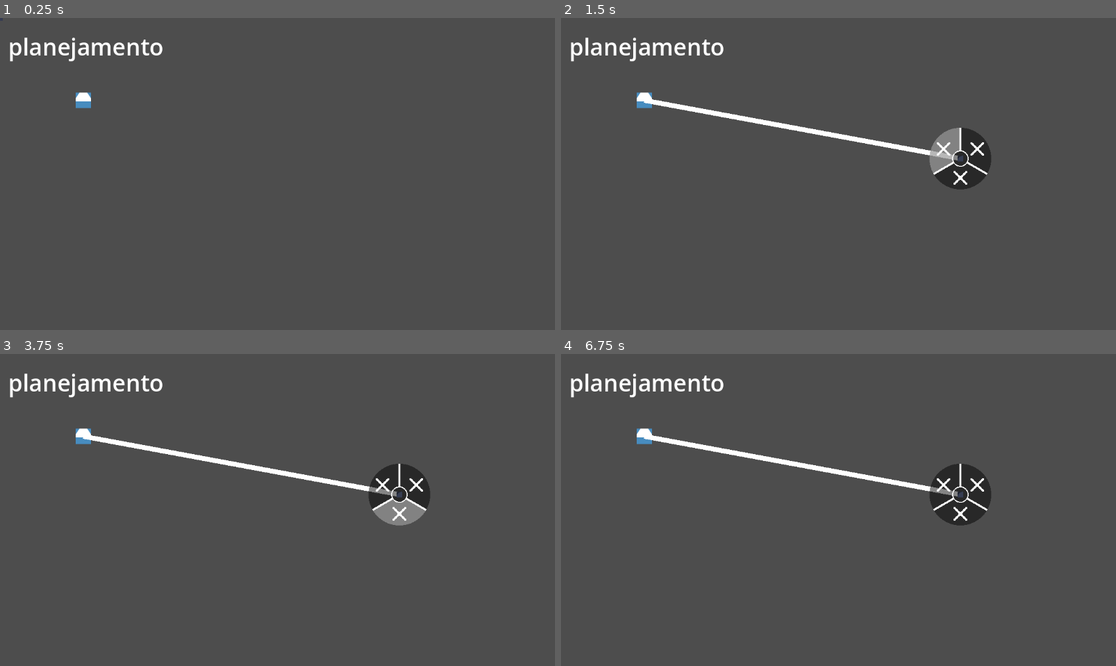
Above: before the commit, frames 1-4 (two rows, left to right).
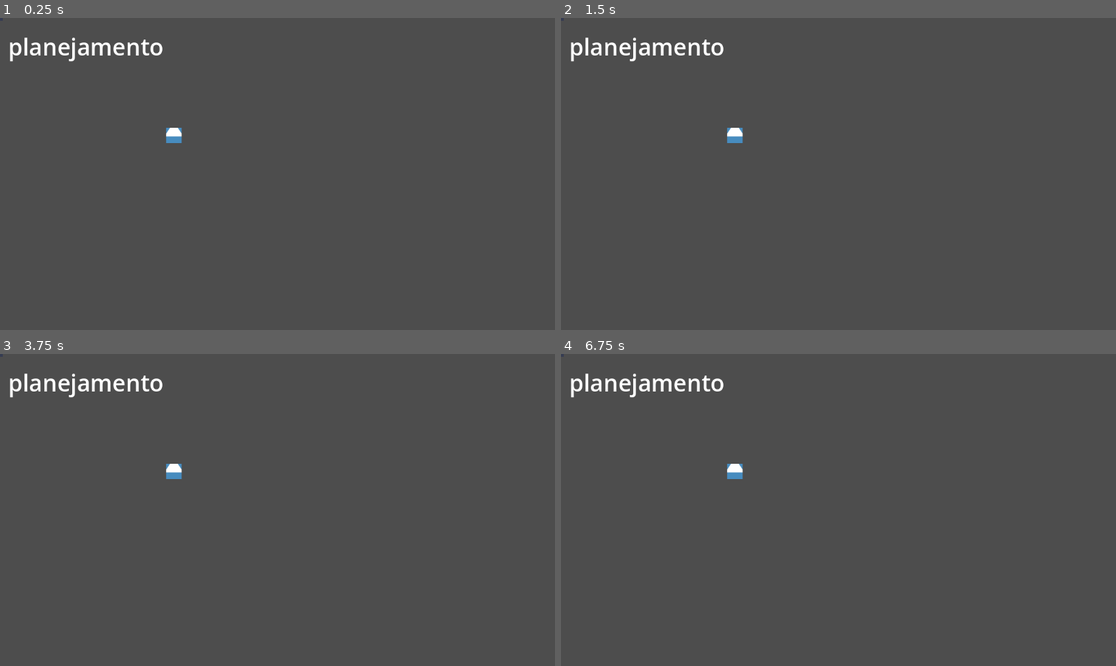
Above: after the commit, the same moments.

Repository: BielMaxBR/thorvarium-2
Game: Godot game, scene res://scenes/node_2d.tscn
The game is run twice, just before and just after one commit, with the same random seed, the same clock (stepped at 60 frames per second) and the same inputs. The engine's default icon, where the game draws it, is replaced by a stand-in: a white triangle on a blue panel in a dark square.
Inputs (mouse positions are in pixels of both pictures, inside the frame that each line leads up to):
- Up to frame 1 (0.25 s): no input
- Up to frame 2 (1.5 s): tap Enter at 0.5 s; move the mouse to (960, 158) at 0.52 s; click (960, 158) at 0.6 s; right-click (960, 158) at 0.8 s; tap Space at 1.25 s; move the mouse to (727, 189) at 1.27 s; right-click (727, 189) at 1.35 s
- Up to frame 3 (3.75 s): click (166, 525) at 1.55 s; tap Enter at 2, 3.5 s; move the mouse to (333, 441) at 2.02 s; click (333, 441) at 2.1 s; right-click (333, 441) at 2.3 s; tap Space at 2.75 s; move the mouse to (249, 572) at 2.77 s; right-click (249, 572) at 2.85 s; click (249, 572) at 3.05 s; move the mouse to (444, 556) at 3.52 s; click (444, 556) at 3.6 s
- Up to frame 4 (6.75 s): right-click (1005, 556) at 3.8 s; tap Space at 4.25 s; move the mouse to (672, 463) at 4.27 s; right-click (672, 463) at 4.35 s; click (672, 463) at 4.55 s; move the mouse to (866, 510) at 5.02 s; click (866, 510) at 5.1 s; right-click (866, 510) at 5.3 s; move the mouse to (755, 432) at 5.77 s; right-click (755, 432) at 5.85 s; click (755, 432) at 6.05 s; move the mouse to (960, 494) at 6.52 s; click (960, 494) at 6.6 s

The runs differ from the first frame. In frame 1, 0.3% of the frame differs, in the area x 13-33%, y 23-41%; in frame 2, 2.8%; in frame 3, 2.8%, in the area x 13-78%, y 23-56%; in frame 4, 2.8%.

Commit message:
start of conversion

Diff:
--- /dev/null
+++ b/scenes/nave.tscn
@@ -0,0 +1,51 @@
+[gd_scene load_steps=8 format=3 uid="uid://dqraap8b4d1lj"]
+
+[ext_resource type="Script" path="res://scripts/nave.gd" id="1_kfils"]
+[ext_resource type="Texture2D" uid="uid://c5374ess06kxu" path="res://assets/icon.svg" id="2_futiq"]
+[ext_resource type="Script" path="res://scripts/resources/MouseBehavior.gd" id="2_n8mlg"]
+[ext_resource type="Texture2D" uid="uid://breqhghsqf5tn" path="res://assets/x.png" id="3_tovjh"]
+
+[sub_resource type="Resource" id="Resource_1jvc1"]
+script = ExtResource("2_n8mlg")
+cursor_texture = ExtResource("3_tovjh")
+
+[sub_resource type="CircleShape2D" id="CircleShape2D_mclrp"]
+radius = 23.0217
+
+[sub_resource type="RectangleShape2D" id="RectangleShape2D_r6ill"]
+size = Vector2(32, 32)
+
+[node name="nave" type="CharacterBody2D"]
+position = Vector2(208, 86)
+script = ExtResource("1_kfils")
+mouse_aim = SubResource("Resource_1jvc1")
+metadata/_edit_group_ = true
+
+[node name="Icon" type="Sprite2D" parent="."]
+texture = ExtResource("2_futiq")
+region_enabled = true
+region_rect = Rect2(48, 48, 32, 32)
+
+[node name="NavigationAgent2D" type="NavigationAgent2D" parent="."]
+process_mode = 3
+path_desired_distance = 5.0
+target_desired_distance = 5.0
+radius = 64.0
+avoidance_layers = 255
+avoidance_mask = 255
+debug_enabled = true
+
+[node name="Selector" type="Area2D" parent="."]
+process_mode = 3
+
+[node name="CollisionShape2D" type="CollisionShape2D" parent="Selector"]
+shape = SubResource("CircleShape2D_mclrp")
+
+[node name="CollisionShape2D" type="CollisionShape2D" parent="."]
+shape = SubResource("RectangleShape2D_r6ill")
+
+[node name="CanvasLayer" type="CanvasLayer" parent="."]
+follow_viewport_enabled = true
+
+[connection signal="waypoint_reached" from="NavigationAgent2D" to="." method="_on_navigation_agent_2d_waypoint_reached"]
+[connection signal="input_event" from="Selector" to="." method="_on_selector_input_event"]
--- a/scenes/node_2d.tscn
+++ b/scenes/node_2d.tscn
@@ -1,14 +1,11 @@
-[gd_scene load_steps=7 format=3 uid="uid://c2qu1cnh0ai0u"]
+[gd_scene load_steps=6 format=3 uid="uid://c2qu1cnh0ai0u"]
 
 [ext_resource type="Script" path="res://scripts/Node2D.gd" id="1_hrdw3"]
-[ext_resource type="Script" path="res://scripts/nave.gd" id="2_eaiam"]
+[ext_resource type="PackedScene" uid="uid://dqraap8b4d1lj" path="res://scenes/nave.tscn" id="2_jvr7e"]
 [ext_resource type="Texture2D" uid="uid://c5374ess06kxu" path="res://assets/icon.svg" id="3_4io42"]
 
 [sub_resource type="LabelSettings" id="LabelSettings_lu168"]
 font_size = 48
-
-[sub_resource type="RectangleShape2D" id="RectangleShape2D_r6ill"]
-size = Vector2(32, 32)
 
 [sub_resource type="NavigationPolygon" id="NavigationPolygon_rdq6g"]
 vertices = PackedVector2Array(1140, 636, 12, 636, 12, 12, 1140, 12)
@@ -48,27 +45,8 @@
 [node name="Game" type="Node2D" parent="."]
 process_mode = 1
 
-[node name="nave" type="CharacterBody2D" parent="Game"]
-position = Vector2(173, 171)
-script = ExtResource("2_eaiam")
-metadata/_edit_group_ = true
-
-[node name="Icon" type="Sprite2D" parent="Game/nave"]
-texture = ExtResource("3_4io42")
-region_enabled = true
-region_rect = Rect2(48, 48, 32, 32)
-
-[node name="NavigationAgent2D" type="NavigationAgent2D" parent="Game/nave"]
-process_mode = 3
-path_desired_distance = 5.0
-target_desired_distance = 5.0
-radius = 64.0
-avoidance_layers = 255
-avoidance_mask = 255
-debug_enabled = true
-
-[node name="CollisionShape2D" type="CollisionShape2D" parent="Game/nave"]
-shape = SubResource("RectangleShape2D_r6ill")
+[node name="nave" parent="Game" instance=ExtResource("2_jvr7e")]
+position = Vector2(361, 244)
 
 [node name="NavigationRegion2D" type="NavigationRegion2D" parent="Game"]
 navigation_polygon = SubResource("NavigationPolygon_rdq6g")
@@ -79,5 +57,3 @@
 texture = ExtResource("3_4io42")
 region_enabled = true
 region_rect = Rect2(4, 4, 12, 12)
-
-[connection signal="waypoint_reached" from="Game/nave/NavigationAgent2D" to="Game/nave" method="_on_navigation_agent_2d_waypoint_reached"]
--- a/scripts/ActionManager.gd
+++ b/scripts/ActionManager.gd
@@ -11,10 +11,6 @@
 
 	add_child(current_action)
 
-func execute_action():
-	if current_action != null:
-		current_action.execute()
-
 func _on_action_finished():
 	if current_action != null:
 		current_action.queue_free()
--- a/scripts/Node2D.gd
+++ b/scripts/Node2D.gd
@@ -15,45 +15,46 @@
 func _physics_process(delta):
 	if  TurnManager.turn_phase == TurnManager.phase.PLANNING:
 		var mouse = get_global_mouse_position()
-
-		if Input.is_action_just_pressed("click") and selected != null:
-
-			var default_map_rid: RID = get_world_2d().get_navigation_map()
-			var path: PackedVector2Array = NavigationServer2D.map_get_path(
-				default_map_rid,
-				selected.global_position,
-				mouse,
-				true
-			)
-			selected.current_path = path
-			selected.current_index = 0
-			selected.navigation_agent.target_position = path[0]
-			create_line(selected.global_position, mouse, selected.name)
-			selected = null
-
-		if Input.is_action_just_pressed("right"):
-			for _nave in $Game.get_children():
-				if not "current_path" in _nave:
-					continue
-				var points : Array = _nave.current_path
-
-				if len(points) > 0:
-					for i in range(points.size()-1):
-						var dah_point = Geometry2D.get_closest_point_to_segment(mouse, points[i], points[i+1])
-
-						if dah_point.distance_to(mouse) <= 8: # ajustável
-							if _nave.trigger_point:
-								if _nave.trigger_point.distance_to(mouse) <= 12:  # ajustável
-									break
-							else:
-								$Pointer.position = dah_point
-								points.insert(i+1, dah_point)
-
-								_nave.trigger_point = dah_point
-								_nave.current_path = points
-								_nave.current_index = 0
-								spawn_action_popup(_nave.trigger_point, "%s-line" % _nave.name)
-							break
+		#
+		#if Input.is_action_just_pressed("click") and selected != null:
+			#
+			#var default_map_rid: RID = get_world_2d().get_navigation_map()
+			#var path: PackedVector2Array = NavigationServer2D.map_get_path(
+				#default_map_rid,
+				#selected.global_position,
+				#mouse,
+				#true
+			#)
+			#selected.current_path = path
+			#selected.current_index = 0
+			#selected.navigation_agent.target_position = path[0]
+			#create_line(selected.global_position, mouse, selected.name)
+			#selected = null
+			#
+		#if Input.is_action_just_pressed("right"):
+			#for _nave in $Game.get_children():
+				#if not "current_path" in _nave:
+					#continue
+				#var points : Array = _nave.current_path
+				#
+				#if len(points) > 0:
+					#for i in range(points.size()-1):
+						#var dah_point = Geometry2D.get_closest_point_to_segment(mouse, points[i], points[i+1])
+						#
+						#if dah_point.distance_to(mouse) <= 8: # ajustável
+							#if _nave.trigger_point:
+								#if _nave.trigger_point.distance_to(mouse) <= 12:  # ajustável
+									#break
+							#else:
+								#$Pointer.position = dah_point
+								#points.insert(i+1, dah_point)
+								#
+								#_nave.trigger_point = dah_point
+								#_nave.current_path = points
+								#_nave.current_index = 0
+								#spawn_action_popup(_nave.trigger_point, "%s-line" % _nave.name)
+							#break
+		#
 		get_tree().paused = true
 
 		$CanvasLayer/Control/Label.text = "planejamento"
--- a/scripts/classes/Action.gd
+++ b/scripts/classes/Action.gd
@@ -7,24 +7,29 @@
 var action_callable: Callable
 var action_name: String
 var action_description: String
-var cursor_sprite: Node2D
 var aim_behavior: AimBehavior
 
-func _init(_callable: Callable, _name: String, _description: String, _cursor_sprite: Node2D, _aim_behavior: AimBehavior, _owner: Node):
+var is_active := false
+
+func _init(_callable: Callable, _name: String, _description: String, _aim_behavior: AimBehavior, _owner: Node):
 	action_callable = _callable
 	action_name = _name
 	action_description = _description
-	cursor_sprite = _cursor_sprite
 	aim_behavior = _aim_behavior
-	cursor_sprite.visible = true
 	aim_behavior.owner = _owner
 
+func _ready():
+	is_active = true
+	aim_behavior.start_aim(self)
 
-func process(delta: float):
-	if aim_behavior != null:
-		aim_behavior.update_aim(delta, self)
+func _process(delta: float):
+	if is_active:
+		action_callable.call(self)
+		if aim_behavior != null:
+			aim_behavior.update_aim(delta, self)
 
 func finish_action():
+	is_active = false
 	if aim_behavior != null:
 		aim_behavior.end_aim(self)
 
--- a/scripts/nave.gd
+++ b/scripts/nave.gd
@@ -8,6 +8,8 @@
 var trigger_point: Vector2
 var current_index: int = 0
 var current_path: PackedVector2Array
+
+@export var mouse_aim: MouseAimBehavior
 
 func _physics_process(delta):
 	if navigation_agent.is_navigation_finished():
@@ -27,3 +29,22 @@
 func _on_navigation_agent_2d_waypoint_reached(details):
 	if details.position.round() == trigger_point.round():
 		print("trigou!")
+
+func move_to_position(action: Action):
+	if Input.is_action_just_pressed("click"):
+		print(action.action_name, get_global_mouse_position())
+		action.finish_action()
+
+func _on_selector_input_event(viewport: Node, _event: InputEvent, shape_idx: int) -> void:
+	if _event is not InputEventMouseButton: return
+	var event: InputEventMouseButton = _event
+	if Input.is_action_just_released("click"):
+		var action = Action.new(
+			Callable(self, "move_to_position"),
+			"Mover Player",
+			"Move o player para a posição clicada.",
+			mouse_aim,
+			self
+		)
+		print("action declarada")
+		ActionManager.set_action(action)
--- /dev/null
+++ b/scripts/new_circle_shape_2d.tres
@@ -0,0 +1,3 @@
+[gd_resource type="CircleShape2D" format=3 uid="uid://dp5txkpd3gl3p"]
+
+[resource]
--- a/scripts/resources/AimBehavior.gd
+++ b/scripts/resources/AimBehavior.gd
@@ -2,6 +2,9 @@
 class_name AimBehavior
 
 var owner: Node
+
+func start_aim(action: Action):
+	pass
 
 func update_aim(delta: float, action: Action):
 	pass
--- a/scripts/resources/MouseBehavior.gd
+++ b/scripts/resources/MouseBehavior.gd
@@ -1,14 +1,19 @@
 extends AimBehavior
 class_name MouseAimBehavior
 
-var owner: Node
+@export var cursor_texture: Texture2D
 
-# Atualiza o sprite de mira para seguir o mouse
+var cursor_sprite: TextureRect
+
+func start_aim(action: Action):
+	cursor_sprite = TextureRect.new()
+	cursor_sprite.texture = cursor_texture
+	owner.get_node("CanvasLayer").add_child(cursor_sprite)
+
 func update_aim(delta: float, action: Action):
-	if owner != null and action.cursor_sprite != null:
-		action.cursor_sprite.position = owner.get_global_mouse_position()  # Usa o node owner para acessar a posição do mouse
+	if owner != null and cursor_sprite != null:
+		cursor_sprite.position = owner.get_global_mouse_position()
 
-# Esconde o sprite de mira quando a ação termina
 func end_aim(action: Action):
-	if action.cursor_sprite != null:
-		action.cursor_sprite.visible = false
+	if cursor_sprite != null:
+		cursor_sprite.visible = false
Not shown, added: scenes/nav2575.tmp
Not shown, added: scenes/navBFFC.tmp
Not shown, added: scenes/navE946.tmp
